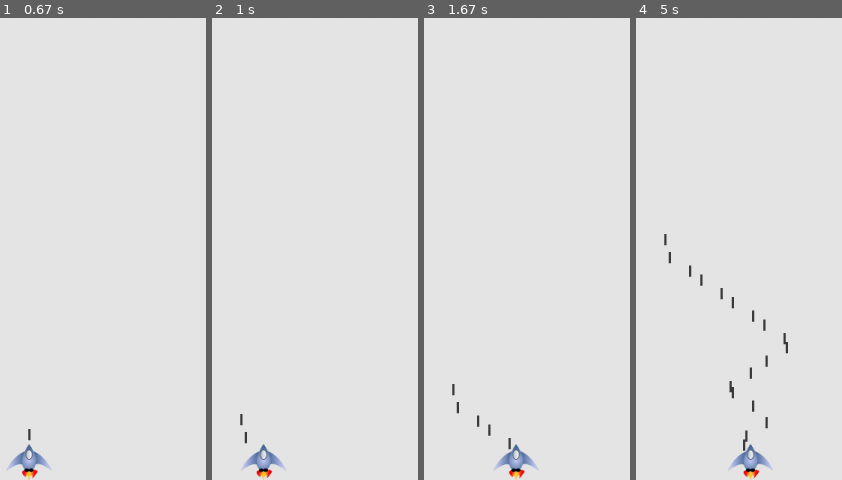
Above: before the commit, frames 1-4 (left to right).
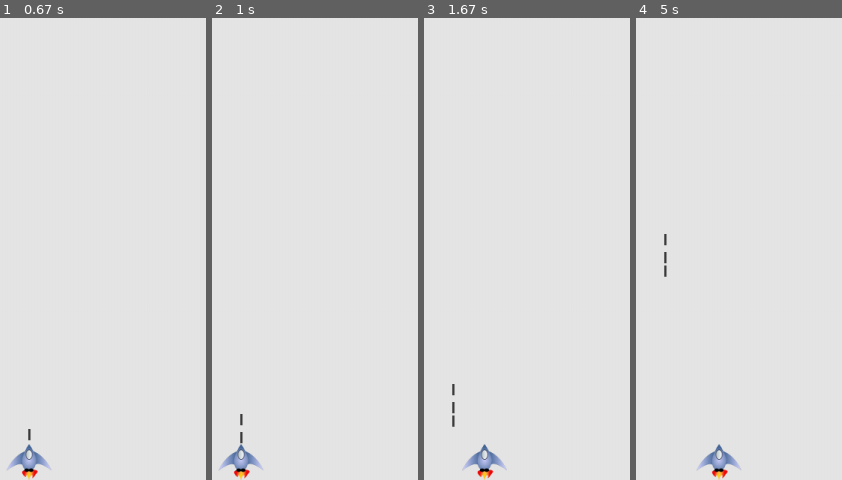
Above: after the commit, the same moments.

Repository: haseebali1/python
Game: pygame game, started from alien_invasion/alien_invasion.py
The game is run twice, just before and just after one commit, with the same random seed, the same clock (stepped at 60 frames per second) and the same inputs.
Inputs:
- Up to frame 1 (0.67 s): tap Space at 0.33 s
- Up to frame 2 (1 s): hold H from 0.67 s (still down); hold Right from 0.67 s (still down); tap Space at 0.73 s
- Up to frame 3 (1.67 s): tap Space at 1.03, 1.23, 1.53 s; release H at 1.13 s; release Right at 1.13 s; hold L 1.17-1.63 s; hold Right 1.17-1.63 s
- Up to frame 4 (5 s): hold Right 1.67-2.13 s; tap Space at 1.73, 2.03, 2.23, 2.53, 2.73, 3.03, 3.3, 3.6, 3.73, 4.03, 4.4, 4.7, 4.9 s; hold Right 2.17-2.63 s; hold Left 2.67-3.2 s; hold Left 3.23-3.63 s; hold Right 3.67-4.3 s; hold Left 4.33-4.8 s; hold Right from 4.83 s (still down)

Frame 1 is identical in both runs. In frame 2, 1.2% of the frame differs, in the area x 3-36%, y 89-100%; in frame 3, 1.4%; in frame 4, 1.9%, in the area x 13-74%, y 50-100%.

Commit message:
added vim movement keys h and l to move left and right

Diff:
--- a/alien_invasion/alien_invasion.py
+++ b/alien_invasion/alien_invasion.py
@@ -66,6 +66,12 @@
         elif event.key == pygame.K_LEFT:
             # Move the ship to the left
             self.ship.moving_left = True
+        elif event.key == pygame.K_l:
+            # Move the ship to the right
+            self.ship.moving_right = True
+        elif event.key == pygame.K_h:
+            # Move the ship to the left
+            self.ship.moving_left = True
         elif event.key == pygame.K_q:
             # quit the game if q is pressed
             sys.exit()
@@ -79,10 +85,17 @@
         elif event.key == pygame.K_LEFT:
             # Move the ship to the left
             self.ship.moving_left = False
+        elif event.key == pygame.K_l:
+            # Move the ship to the right
+            self.ship.moving_right = False
+        elif event.key == pygame.K_h:
+            # Move the ship to the left
+            self.ship.moving_left = False
 
     def _fire_bullet(self):
-        new_bullet = Bullet(self)
-        self.bullets.add(new_bullet)
+        if len(self.bullets) < self.settings.bullets_allowed:
+            new_bullet = Bullet(self)
+            self.bullets.add(new_bullet)
 
     def _update_screen(self):
         #Redraw the screen during each pass through the loop.
